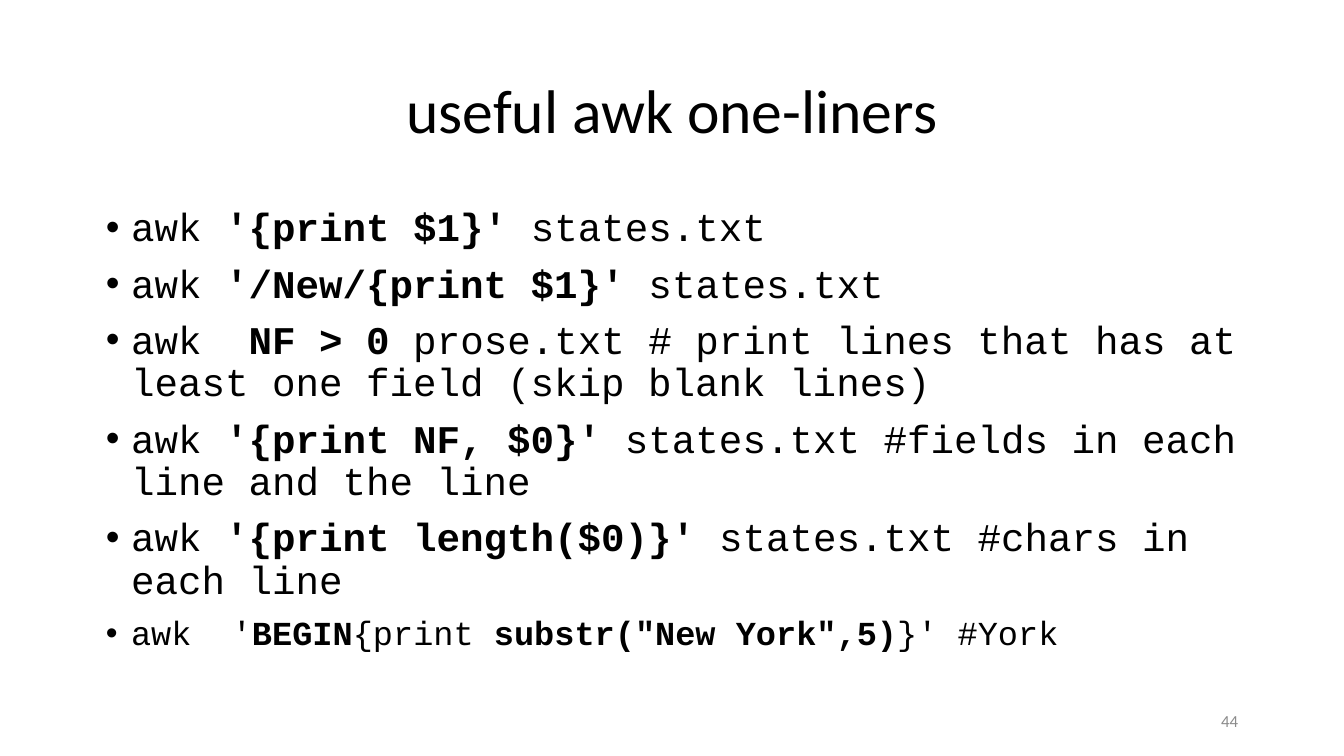
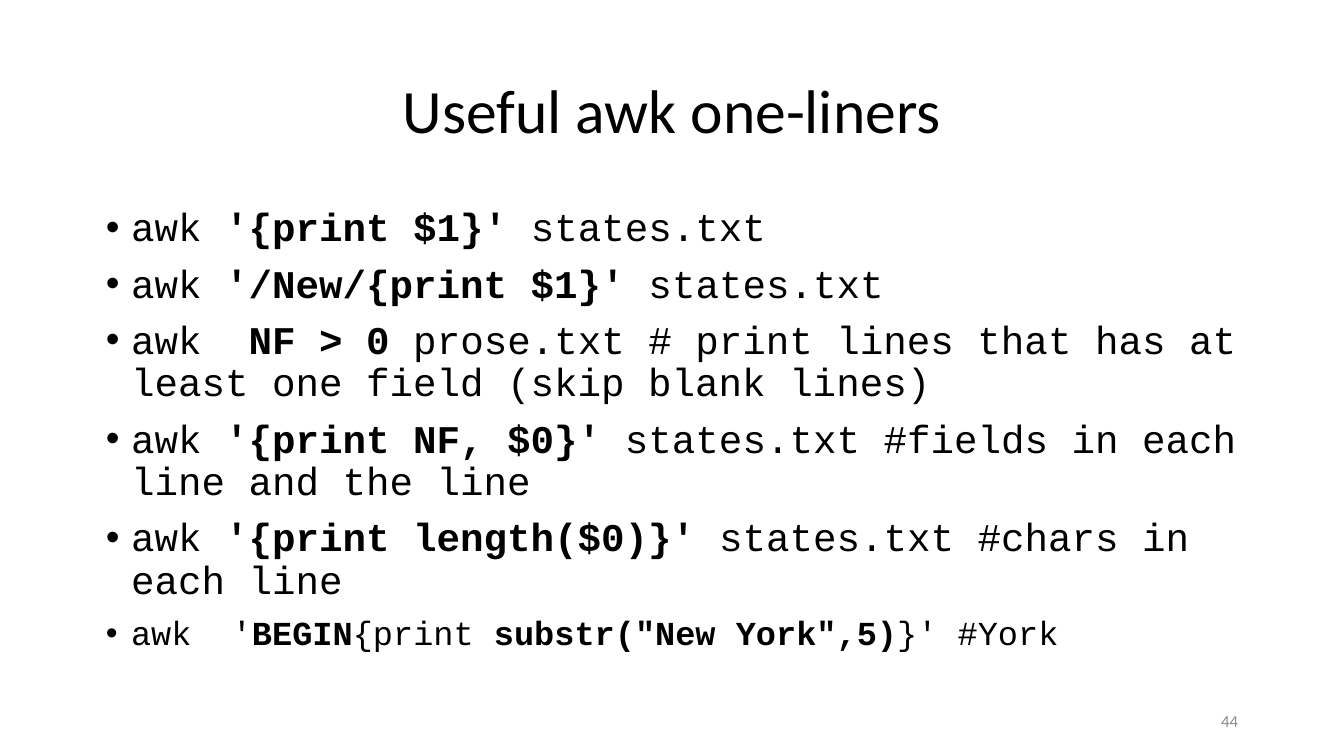
Before and after one commit to ketancmaheshwari/lisa19, a slide deck: slide 44 of lpt_LISA.pptx. Drawn at 1344x756 pixels with LibreOffice and Linux fonts; fonts in the diff are those of the drawing. Boxes give left, top, right and bottom in pixels: in the first picture for what was removed or moved away, otherwise in the second. Text is boxed around its words. In the diff, an @@ line names an element or a change of style, - is before the commit and + after.

```diff
--- a/lpt_LISA.pptx
+++ b/lpt_LISA.pptx
@@ title at (403, 90, 941, 134): text changed @@
-useful awk one-liners
+Useful awk one-liners
```
Also in this commit, not shown: 4 other slides changed, 1 other file.
